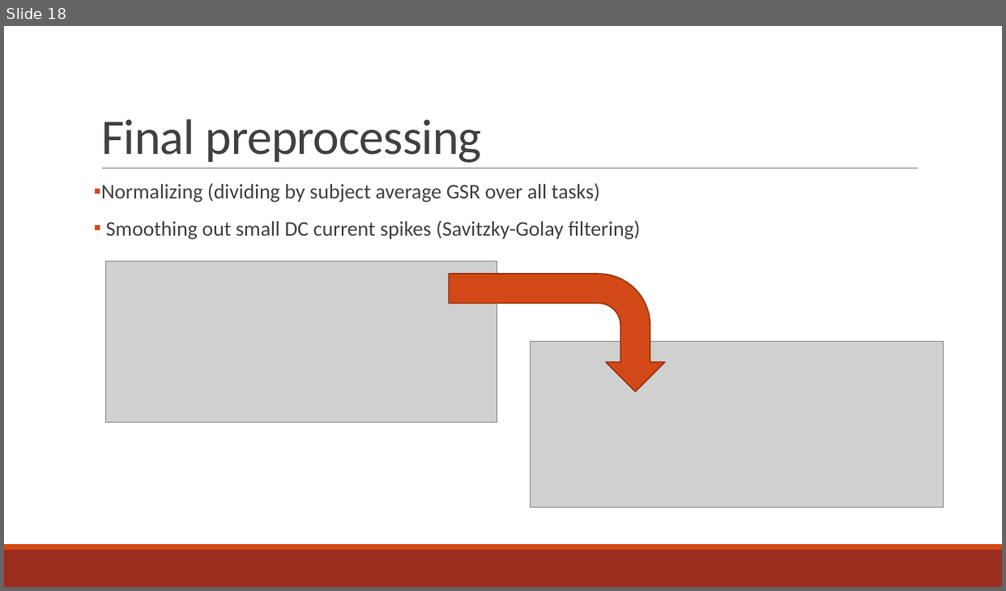
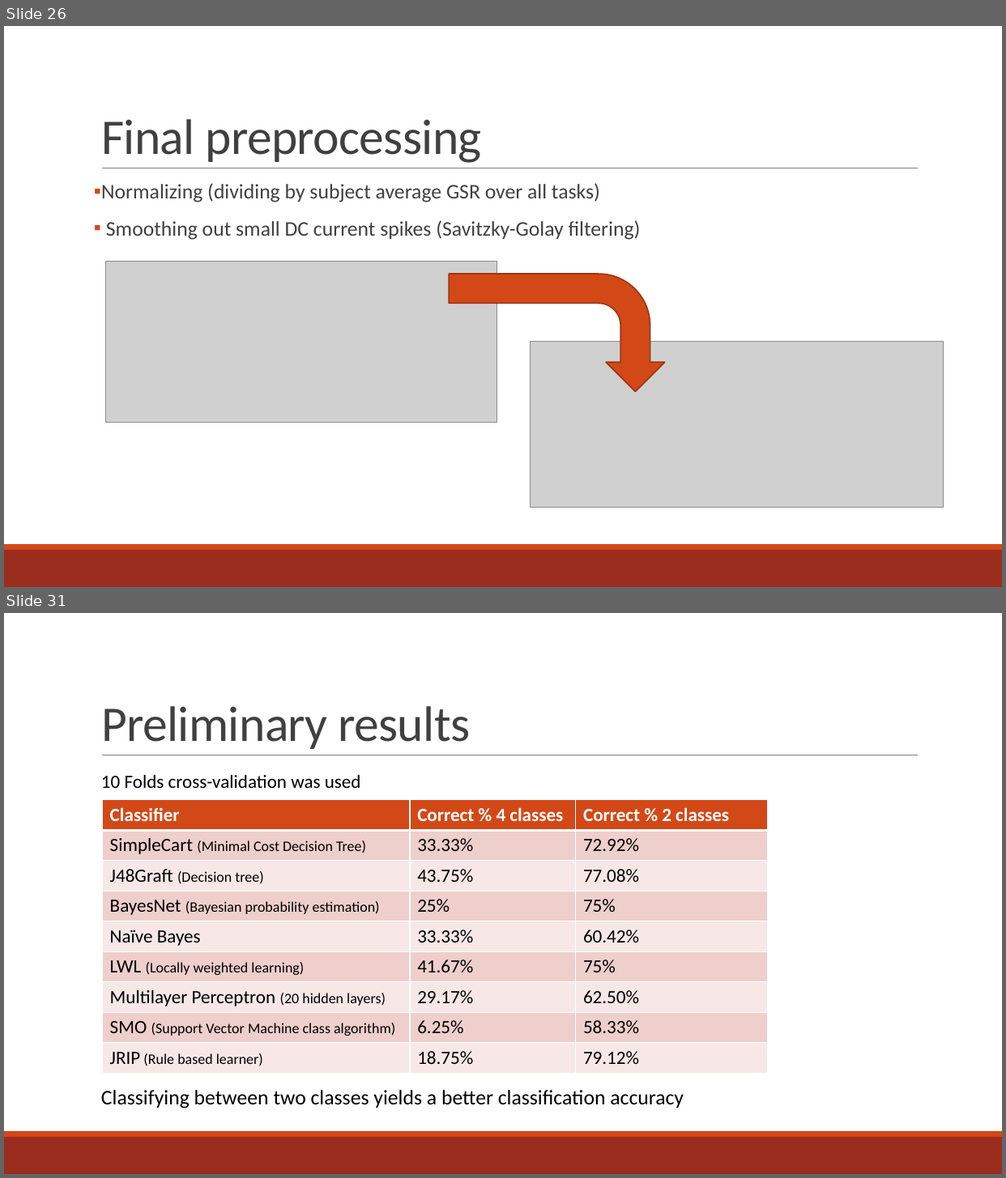
Before and after one commit to Rahazan/AI-BSc-Thesis, a slide deck: presentation/Portable biometrics for determining cognitive load from galvanic.pptx. Shown one above the other, each under a label of ours: slide 18 before the commit, slides 26 and 31 after it; the slides between them are not shown. The pictures are 1006x591 and 1006x1178 pixels, drawn with LibreOffice and Linux fonts; fonts in the diff are those of the drawing; grey boxes stand for pictures. Boxes give left, top, right and bottom in pixels: in the first picture for what was removed or moved away, otherwise in the second. Text is boxed around its words. In the diff, an @@ line names an element or a change of style, - is before the commit and + after.

```diff
--- a/presentation/Portable biometrics for determining cognitive load from galvanic.pptx
+++ b/presentation/Portable biometrics for determining cognitive load from galvanic.pptx
@@ slide 31 added at [4, 613, 1002, 1174], background #FFFFFF; not listed: 3 template elements that a slide beside it also shows @@
@@ title added at [101, 706, 470, 749], 48 pt, text #404040 @@
+Preliminary results
@@ text added at [101, 775, 361, 788], 18 pt, text #000000 @@
+10 Folds cross-validation was used
@@ table added at [103, 800, 769, 1073], 9 rows, 3 columns @@
+Classifier | Correct % 4 classes | Correct % 2 classes
+SimpleCart (Minimal Cost Decision Tree) | 33.33% | 72.92%
+J48Graft (Decision tree) | 43.75% | 77.08%
+BayesNet (Bayesian probability estimation) | 25% | 75%
+Naïve Bayes | 33.33% | 60.42%
+LWL (Locally weighted learning) | 41.67% | 75%
+Multilayer Perceptron (20 hidden layers) | 29.17% | 62.50%
+SMO (Support Vector Machine class algorithm) | 6.25% | 58.33%
+JRIP (Rule based learner) | 18.75% | 79.12%
@@ text added at [101, 1090, 684, 1109], 20 pt, text #000000 @@
+Classifying between two classes yields a better classification accuracy
@@ what was slide 18 is now slide 26 @@
```
Also in this commit, not shown: 9 slides changed, 14 other slides added, 1 slide removed, 1 other file.
